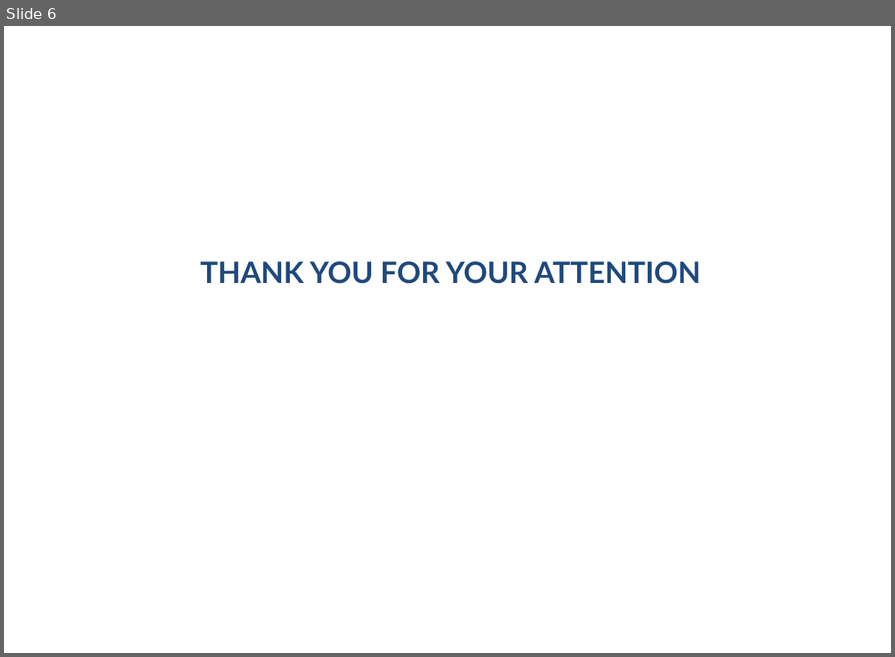
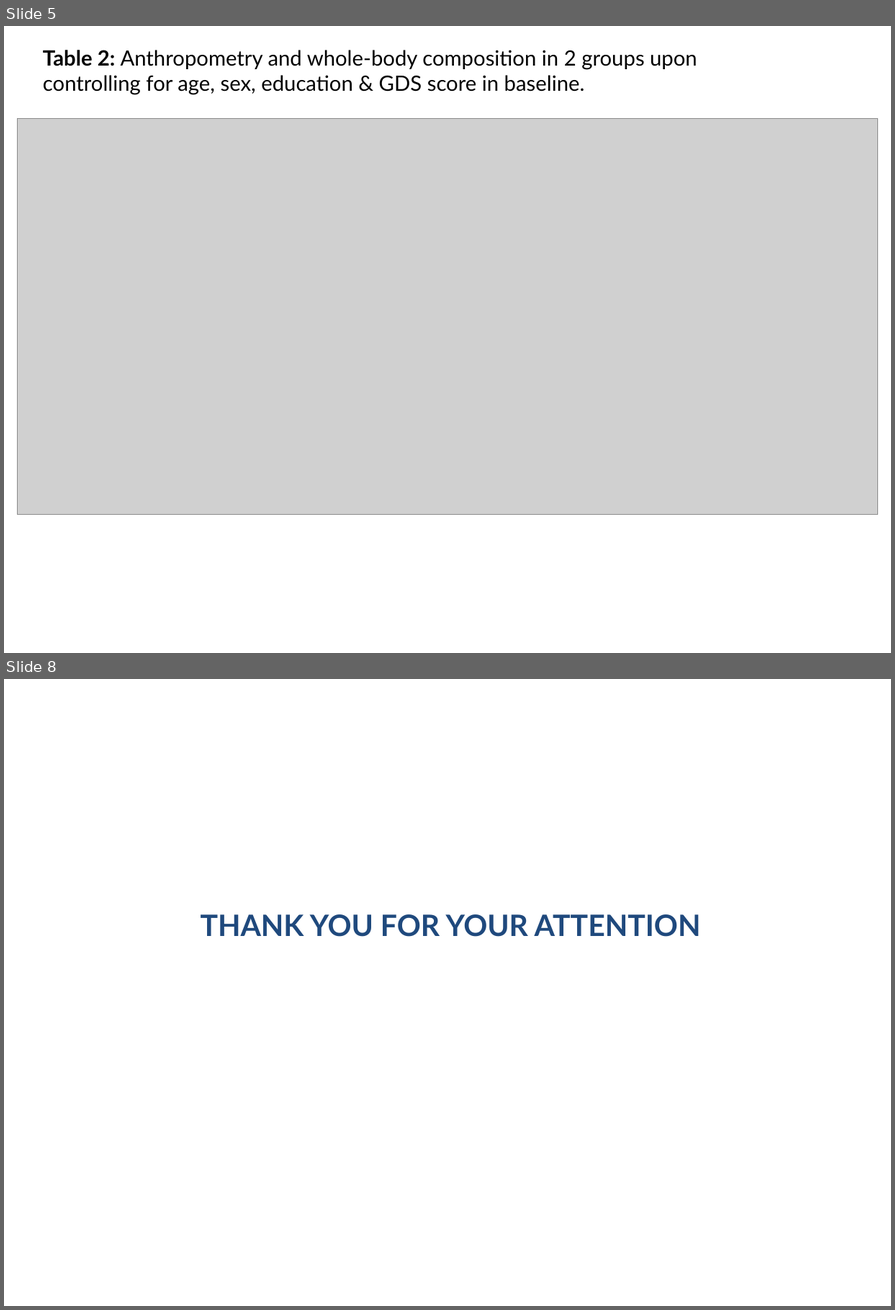
Before and after one commit to tranleminhtrial5/LongitudinalNC, a slide deck: Prospective Study MCI BIA.pptx. Shown one above the other, each under a label of ours: slide 6 before the commit, slides 5 and 8 after it; the slides between them are not shown. The pictures are 895x657 and 895x1310 pixels, drawn with LibreOffice and Linux fonts; fonts in the diff are those of the drawing; grey boxes stand for pictures; background and template pictures are left out. Boxes give left, top, right and bottom in pixels: in the first picture for what was removed or moved away, otherwise in the second. Text is boxed around its words. In the diff, an @@ line names an element or a change of style, - is before the commit and + after.

```diff
--- a/Prospective Study MCI BIA.pptx
+++ b/Prospective Study MCI BIA.pptx
@@ slide 5 added at box(4, 26, 891, 653), background picture (left out) @@
@@ text added at box(43, 50, 697, 94), 20 pt, text #000000 @@
+Table 2: Anthropometry and whole-body composition in 2 groups upon controlling for age, sex, education & GDS score in baseline.
@@ picture added at box(18, 119, 877, 515) @@
@@ what was slide 6 is now slide 8 @@
```
Also in this commit, not shown: 3 slides changed, 3 other slides added, 2 slides removed, 5 other files.
